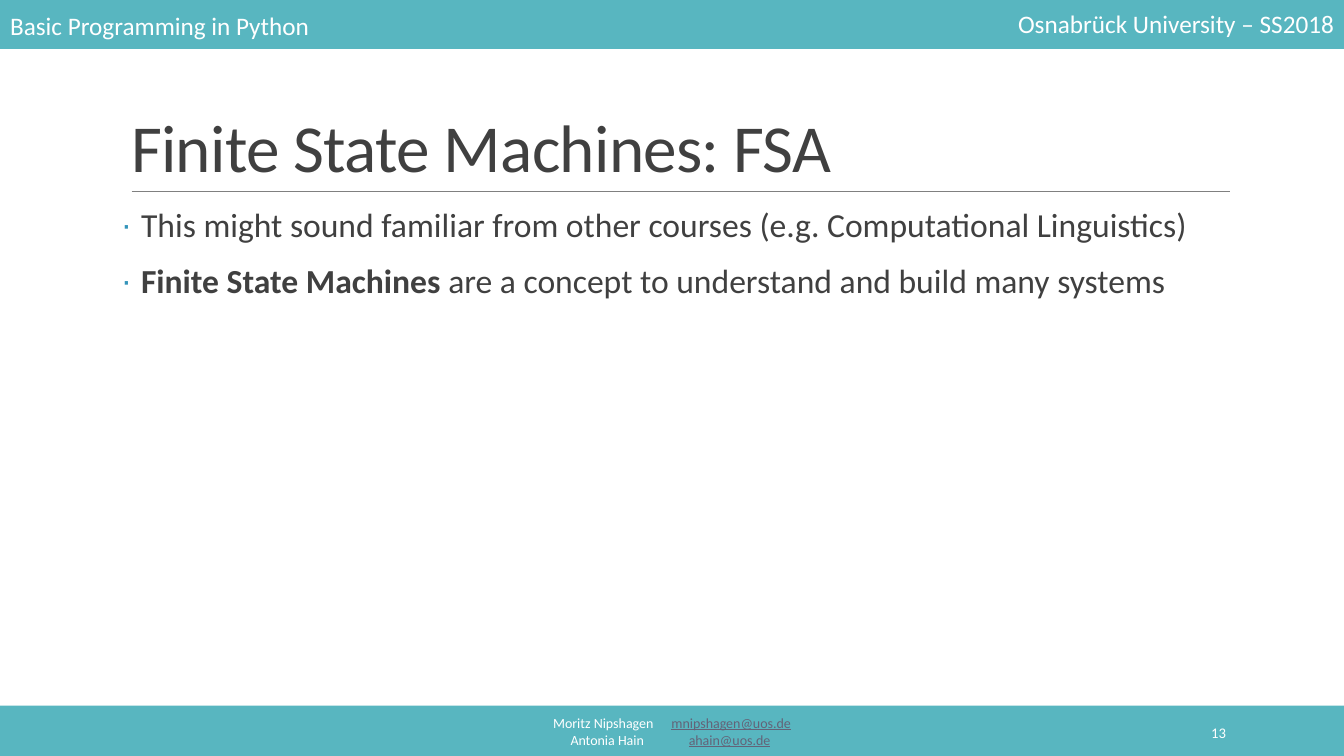
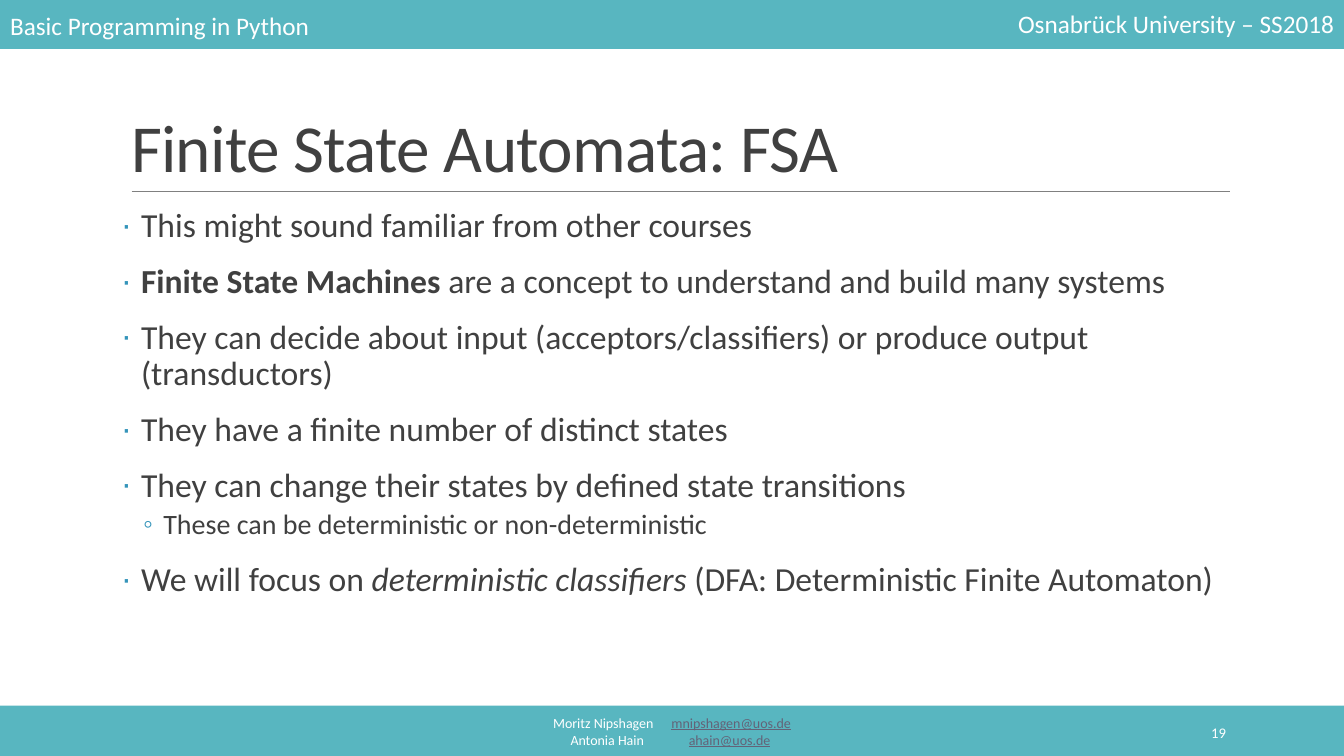
Before and after one commit to mnipshagen/monty, a slide deck: slide 19 of 2018/05/05_Strings_and_Regex.pptx (slide 13 before the commit). Drawn at 1344x756 pixels with LibreOffice and Linux fonts; fonts in the diff are those of the drawing. Boxes give left, top, right and bottom in pixels: in the first picture for what was removed or moved away, otherwise in the second. Text is boxed around its words. In the diff, an @@ line names an element or a change of style, - is before the commit and + after.

```diff
--- a/2018/05/05_Strings_and_Regex.pptx
+++ b/2018/05/05_Strings_and_Regex.pptx
@@ title at [131, 126, 838, 173]: text changed @@
-Finite State Machines: FSA
+Finite State Automata: FSA
@@ text at [141, 213, 752, 243]: text changed @@
-· This might sound familiar from other courses (e.g. Computational Linguistics)
+· This might sound familiar from other courses
@@ text at [141, 324, 1213, 596]: paragraphs added @@
+· They can decide about input (acceptors/classifiers) or produce output (transductors)
+· They have a finite number of distinct states
+· They can change their states by defined state transitions
+  ◦ These can be deterministic or non-deterministic
+· We will focus on deterministic classifiers (DFA: Deterministic Finite Automaton)
@@ page number at [1211, 728, 1226, 738]: text changed @@
-13
+19
```
Also in this commit, not shown: 12 other slides changed, 23 slides added, 3 slides removed, 1 other file.
